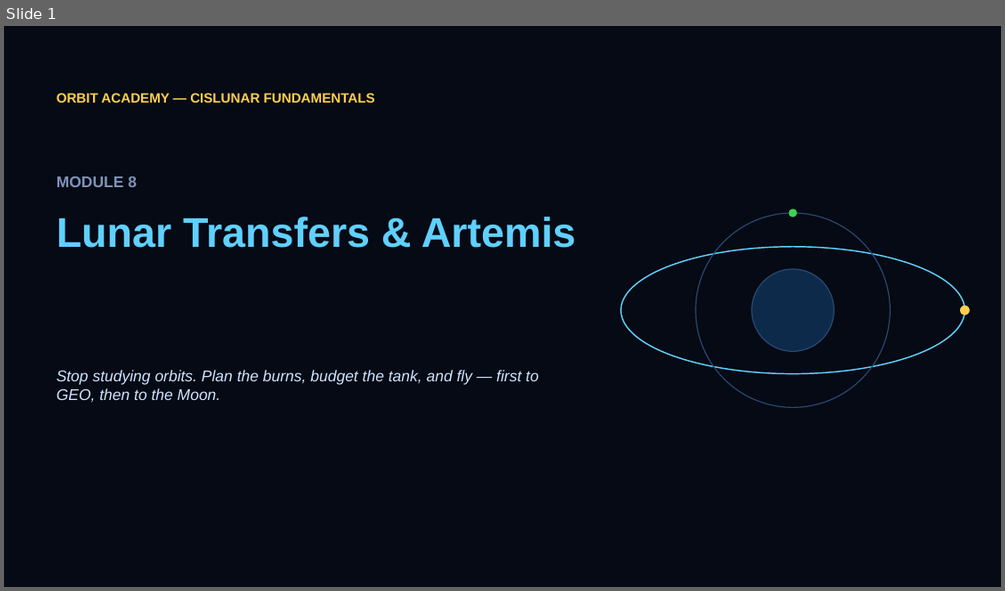
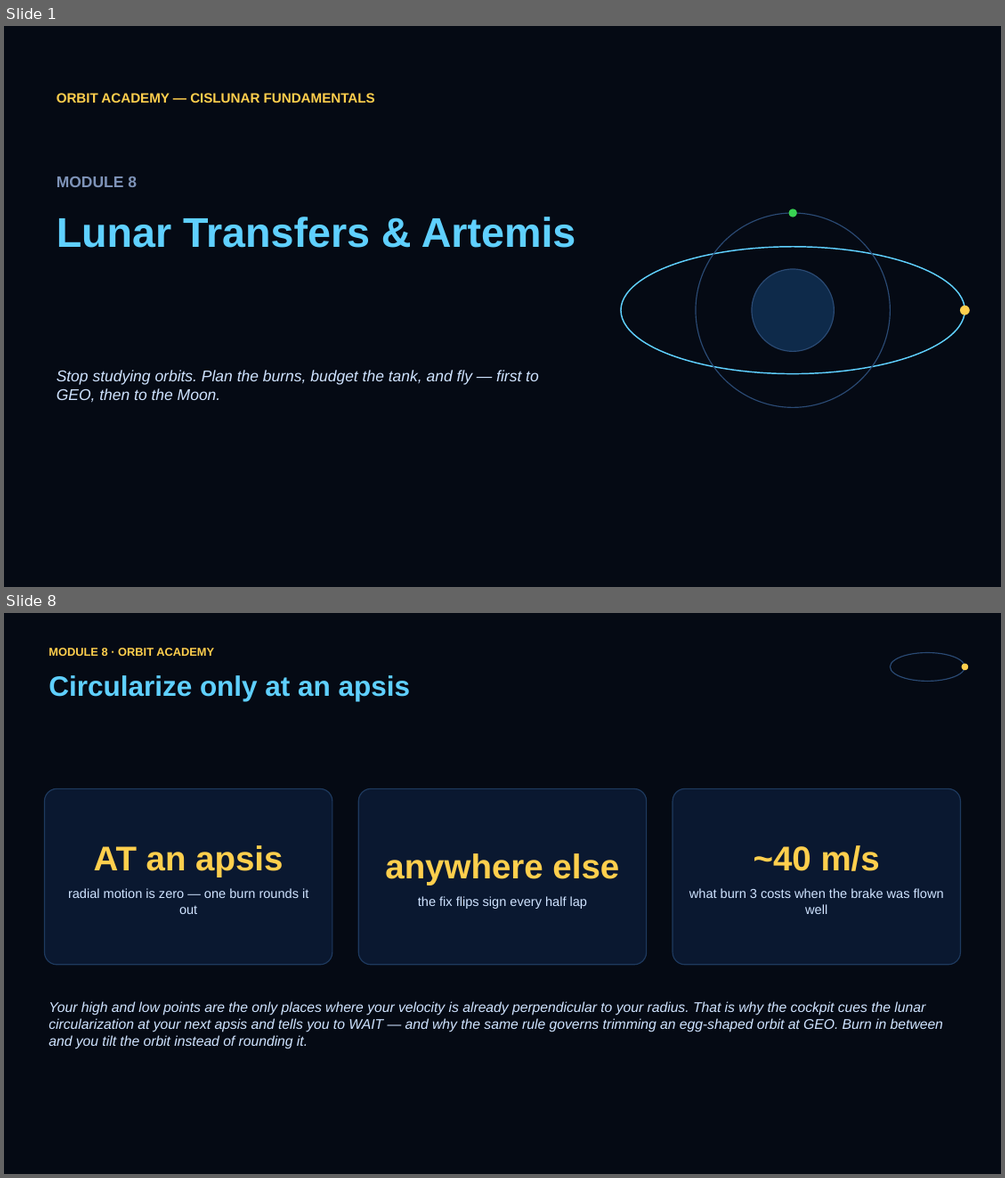
Before and after one commit to JASONSS26/orbit-academy, a slide deck: slides/module8.pptx. Shown one above the other, each under a label of ours: slide 1 before the commit, slides 1 and 8 after it; the slides between them are not shown. The pictures are 1005x591 and 1005x1178 pixels, drawn with LibreOffice and Linux fonts; fonts in the diff are those of the drawing. Boxes give left, top, right and bottom in pixels: in the first picture for what was removed or moved away, otherwise in the second. Text is boxed around its words. In the diff, an @@ line names an element or a change of style, - is before the commit and + after.

Commit message:
module8 deck: 12 slides (Δv currency, apsis rule, scoring); instructor guide beats rewritten
Detail in docs/CHANGELOG.md.

```diff
--- a/slides/module8.pptx
+++ b/slides/module8.pptx
@@ slide 8 added at [4,613,1001,1174], background #050A14 @@
@@ text added at [48,647,214,658], 11 pt, text #FFCF4D, bold @@
+MODULE 8 · ORBIT ACADEMY
@@ ellipse added at [890,653,965,681], outline #2A4A74 1 pt @@
@@ ellipse added at [961,663,968,670], fill #FFCF4D @@
@@ text added at [48,675,410,701], 27 pt, text #5FD0FF, bold @@
+Circularize only at an apsis
@@ rounded rectangle added at [44,788,332,965], fill #0A1830, outline #1E3A5F 1 pt @@
@@ rounded rectangle added at [358,788,647,965], fill #0A1830, outline #1E3A5F 1 pt @@
@@ rounded rectangle added at [672,788,961,965], fill #0A1830, outline #1E3A5F 1 pt @@
@@ text added at [68,845,308,914], 12.5 pt, text #CFE3FF @@
+AT an apsis
+radial motion is zero — one burn rounds it out
@@ text added at [689,845,944,914], 12.5 pt, text #CFE3FF @@
+~40 m/s
+what burn 3 costs when the brake was flown well
@@ text added at [385,853,619,908], 12.5 pt, text #CFE3FF @@
+anywhere else
+the fix flips sign every half lap
@@ text added at [48,1001,943,1049], 13.5 pt, text #CFE3FF, italic @@
+Your high and low points are the only places where your velocity is already perpendicular to your radius. That is why the cockpit cues the lunar circularization at your next apsis and tells you to WAIT — and why the same rule governs trimming an egg-shaped orbit at GEO. Burn in between and you tilt the orbit instead of rounding it.
```
Also in this commit, not shown: 7 slides changed, 3 other slides added, 9 other files.
